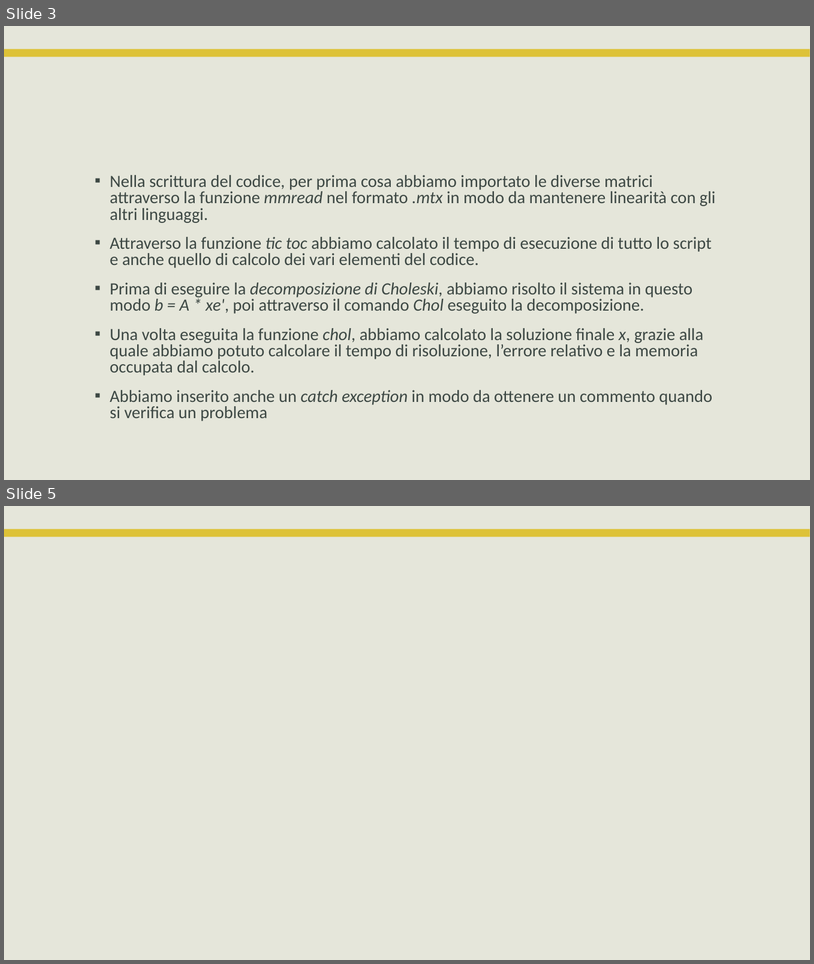
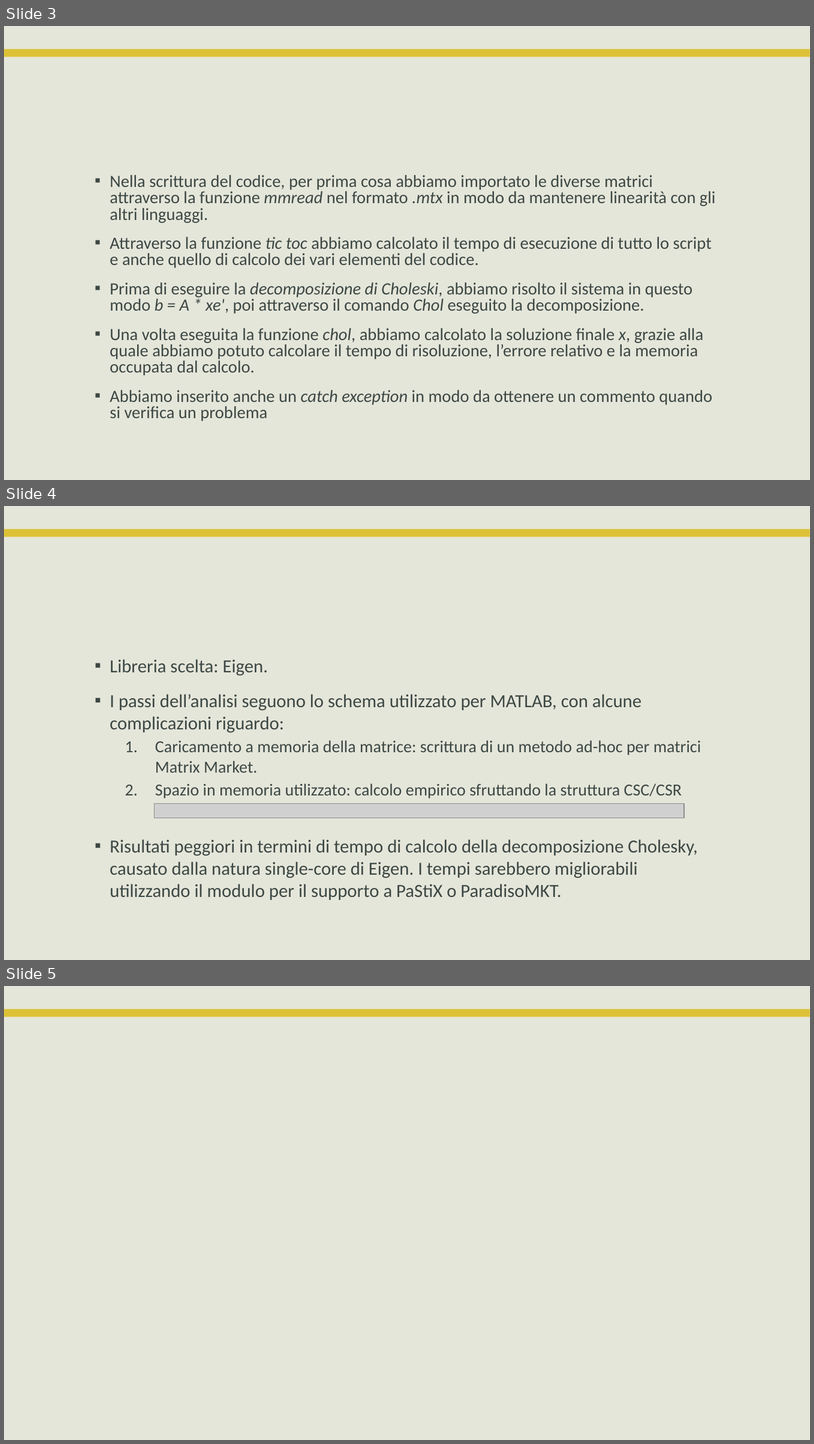
Before and after one commit to okamiRvS/Cholesky-Computing, a slide deck: final results/Relazione.pptx. Shown one above the other, each under a label of ours: slides 3 and 5 before the commit, slides 3, 4 and 5 after it; the slides between them are not shown. The pictures are 814x964 and 814x1444 pixels, drawn with LibreOffice and Linux fonts; fonts in the diff are those of the drawing; grey boxes stand for pictures; background and template pictures are left out. Boxes give left, top, right and bottom in pixels: in the first picture for what was removed or moved away, otherwise in the second. Text is boxed around its words. In the diff, an @@ line names an element or a change of style, - is before the commit and + after.

```diff
--- a/final results/Relazione.pptx
+++ b/final results/Relazione.pptx
@@ slide 4 added at (4,506,810,960), background #E5E6DA; not listed: 1 template element that a slide beside it also shows @@
@@ title added at (89,537,726,627), 30 pt, text #E5E6DA @@
+C++
@@ text added at (110,659,701,900), 22 pt, text #3C4743 @@
+▪ Libreria scelta: Eigen.
+▪ I passi dell’analisi seguono lo schema utilizzato per MATLAB, con alcune complicazioni riguardo:
+  1. Caricamento a memoria della matrice: scrittura di un metodo ad-hoc per matrici Matrix Market.
+  2. Spazio in memoria utilizzato: calcolo empirico sfruttando la struttura CSC/CSR
+▪ Risultati peggiori in termini di tempo di calcolo della decomposizione Cholesky, causato dalla natura single-core di Eigen. I tempi sarebbero migliorabili utilizzando il modulo per il supporto a PaStiX o ParadisoMKT.
@@ picture added at (155,803,684,817) @@
```
Also in this commit, not shown: 1 slide removed, 1 other file.
